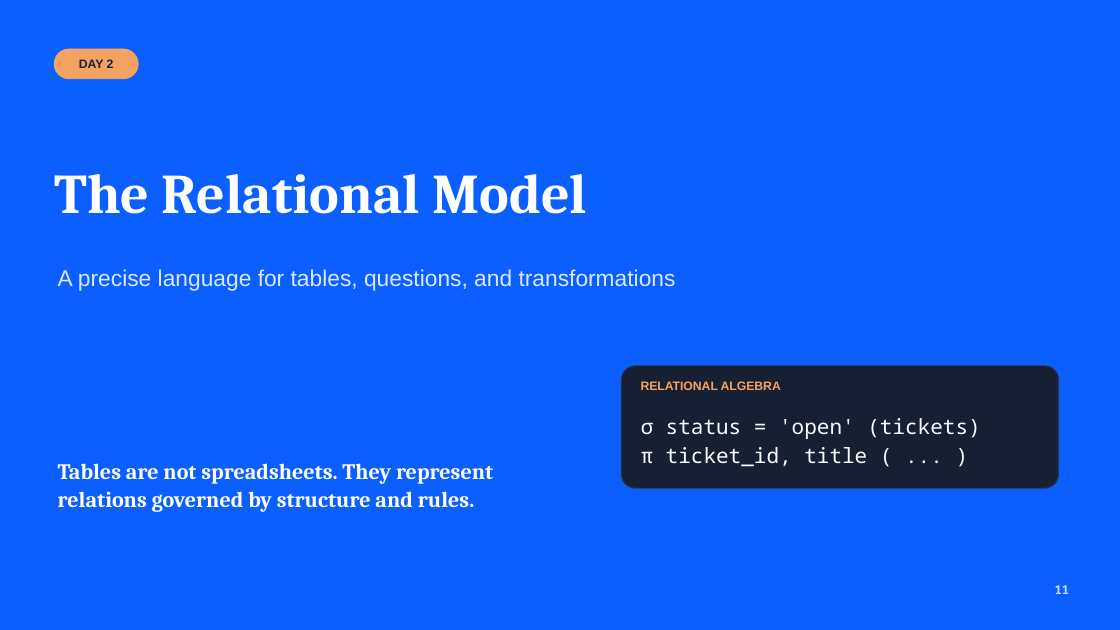
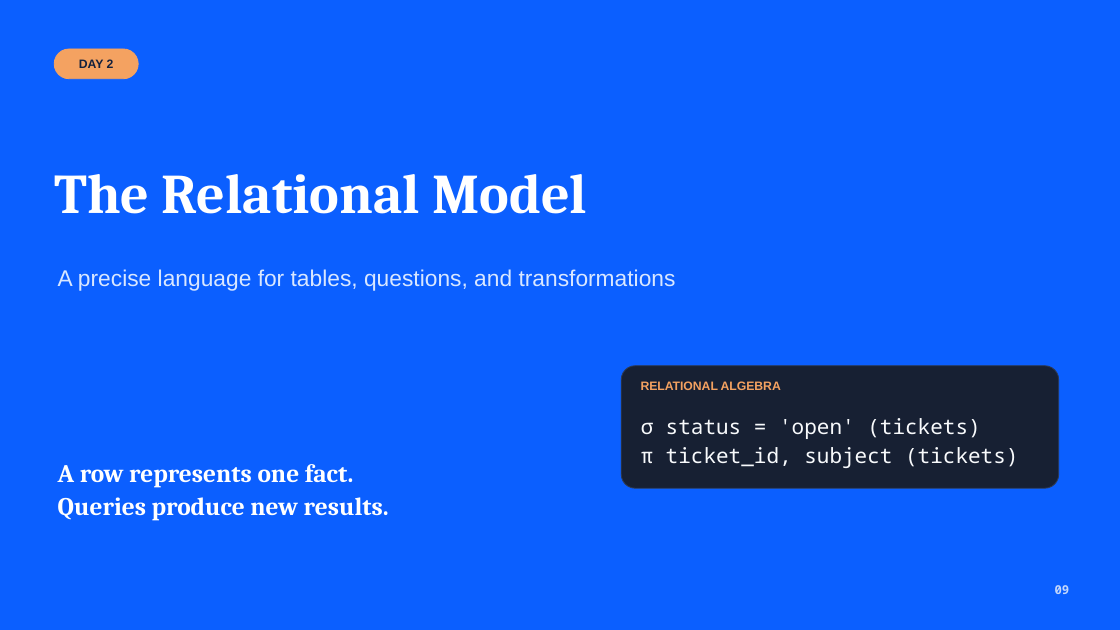
Before and after one commit to lolusername/CST4714_DB_admin, a slide deck: slide 9 of week_01/week_01_responsibility_relational_thinking.pptx. Drawn at 1120x630 pixels with LibreOffice and Linux fonts; fonts in the diff are those of the drawing. Boxes give left, top, right and bottom in pixels: in the first picture for what was removed or moved away, otherwise in the second. Text is boxed around its words. In the diff, an @@ line names an element or a change of style, - is before the commit and + after.

```diff
--- a/week_01/week_01_responsibility_relational_thinking.pptx
+++ b/week_01/week_01_responsibility_relational_thinking.pptx
@@ text at (x1=641, y1=447, x2=1018, y2=468): text changed @@
-π ticket_id, title ( ... )
+π ticket_id, subject (tickets)
@@ text at (x1=58, y1=464, x2=389, y2=521): text changed; size 18.9 to 21.8 pt @@
-Tables are not spreadsheets. They represent relations governed by structure and rules.
+A row represents one fact.
+Queries produce new results.
@@ text at (x1=1055, y1=585, x2=1070, y2=594): text changed @@
-11
+09
```
Also in this commit, not shown: 14 other slides changed, 1 slide added, 1 slide removed, 4 other files.
